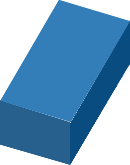
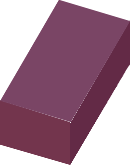
The second 130x165 image is a revision of the first. Changes to its layers:
pixels changed over [0, 0, 130, 165] (layer not identified)
